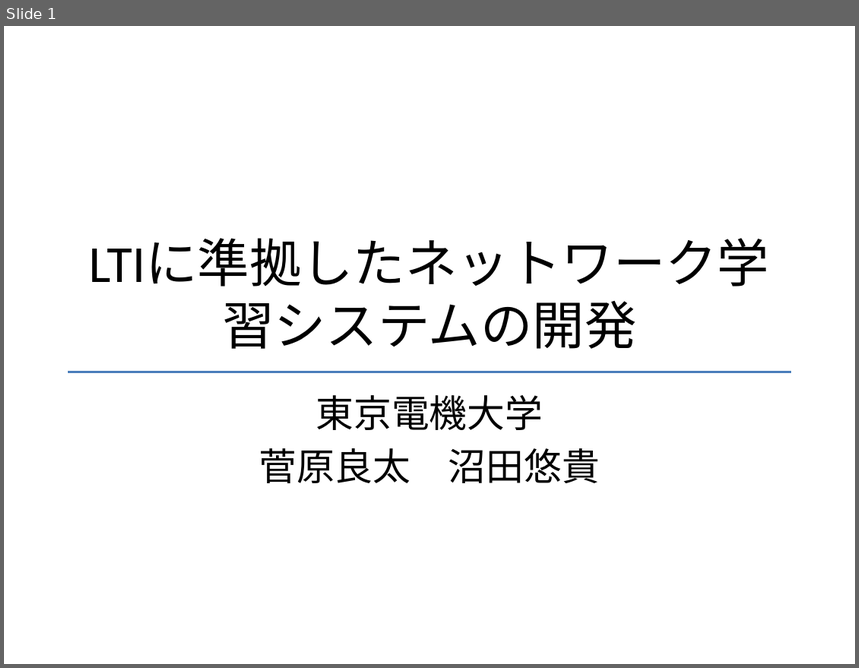
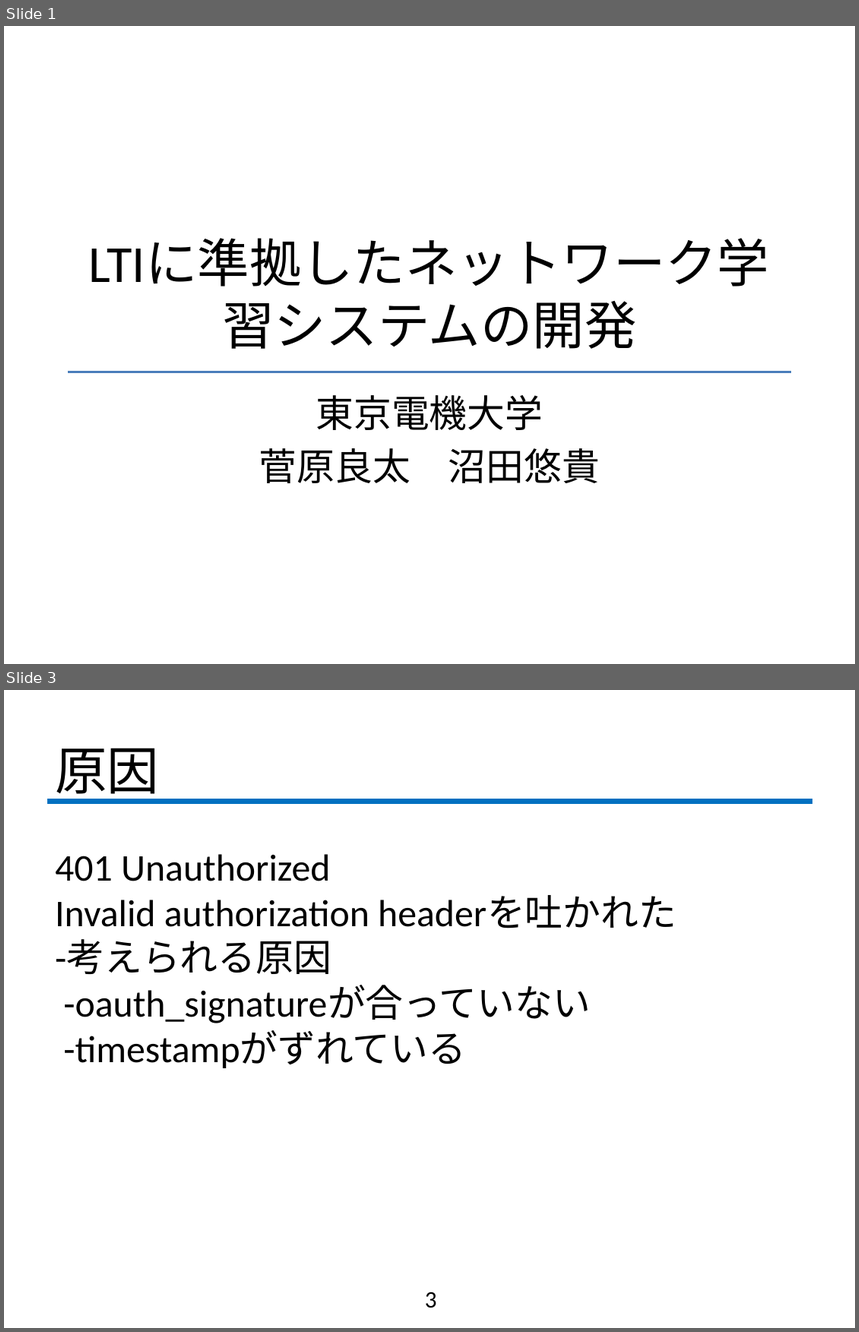
Before and after one commit to fujiLabo/fuji_simu, a slide deck: 1126進捗.pptx. Shown one above the other, each under a label of ours: slide 1 before the commit, slides 1 and 3 after it; the slides between them are not shown. The pictures are 859x668 and 859x1332 pixels, drawn with LibreOffice and Linux fonts; fonts in the diff are those of the drawing; background and template pictures are left out. Boxes give left, top, right and bottom in pixels: in the first picture for what was removed or moved away, otherwise in the second. Text is boxed around its words. In the diff, an @@ line names an element or a change of style, - is before the commit and + after.

```diff
--- a/1126進捗.pptx
+++ b/1126進捗.pptx
@@ slide 3 added at (x1=4, y1=690, x2=855, y2=1328), background #FFFFFF @@
@@ title added at (x1=55, y1=748, x2=159, y2=802), 44 pt, text #000000 @@
+原因
@@ line added from (47, 802) to (813, 802), #0070C0 4 pt @@
@@ text added at (x1=55, y1=854, x2=677, y2=1068), 32 pt, text #000000 @@
+401 Unauthorized
+Invalid authorization headerを吐かれた
+-考えられる原因
+-oauth_signatureが合っていない
+-timestampがずれている
@@ page number added at (x1=425, y1=1292, x2=437, y2=1309), 20 pt, text #000000 @@
+3
```
Also in this commit, not shown: 3 other slides added, 1 other file.
